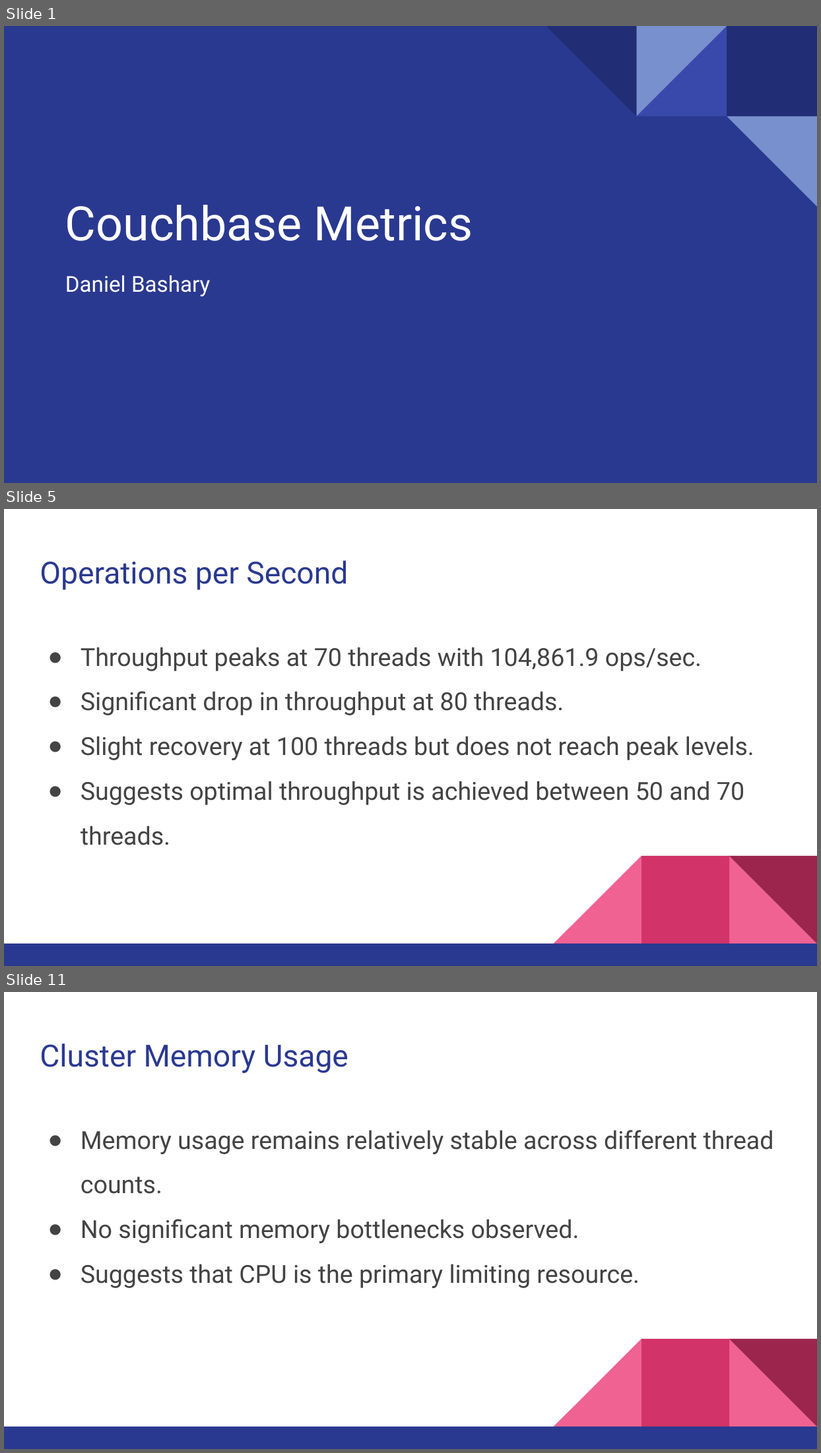
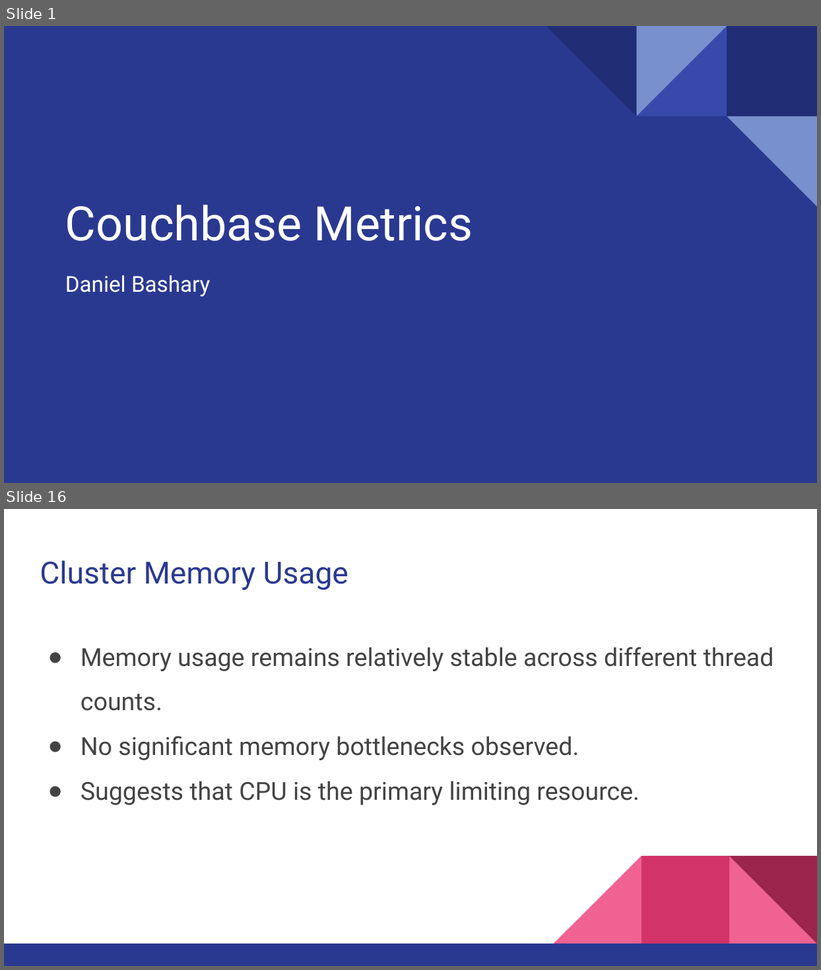
Before and after one commit to DanielBashary/concurrency-benchmark, a slide deck: Couchbase Metrics.pptx. Shown one above the other, each under a label of ours: slides 1, 5 and 11 before the commit, slides 1 and 16 after it; the slides between them are not shown. The pictures are 821x1453 and 821x970 pixels, drawn with LibreOffice and Linux fonts; fonts in the diff are those of the drawing. Boxes give left, top, right and bottom in pixels: in the first picture for what was removed or moved away, otherwise in the second. Text is boxed around its words. In the diff, an @@ line names an element or a change of style, - is before the commit and + after.

```diff
--- a/Couchbase Metrics.pptx
+++ b/Couchbase Metrics.pptx
@@ slide 5 removed at (4, 509, 817, 966), background #FFFFFF; not listed: 5 template elements that a slide beside it also shows @@
@@ title removed at (40, 560, 348, 590) @@
-Operations per Second
@@ text removed at (81, 647, 754, 846) @@
-● Throughput peaks at 70 threads with 104,861.9 ops/sec.
-● Significant drop in throughput at 80 threads.
-● Slight recovery at 100 threads but does not reach peak levels.
-● Suggests optimal throughput is achieved between 50 and 70 threads.
@@ what was slide 11 is now slide 16 @@
```
Also in this commit, not shown: 4 slides changed, 7 slides added, 1 other slide removed, 5 other files.
